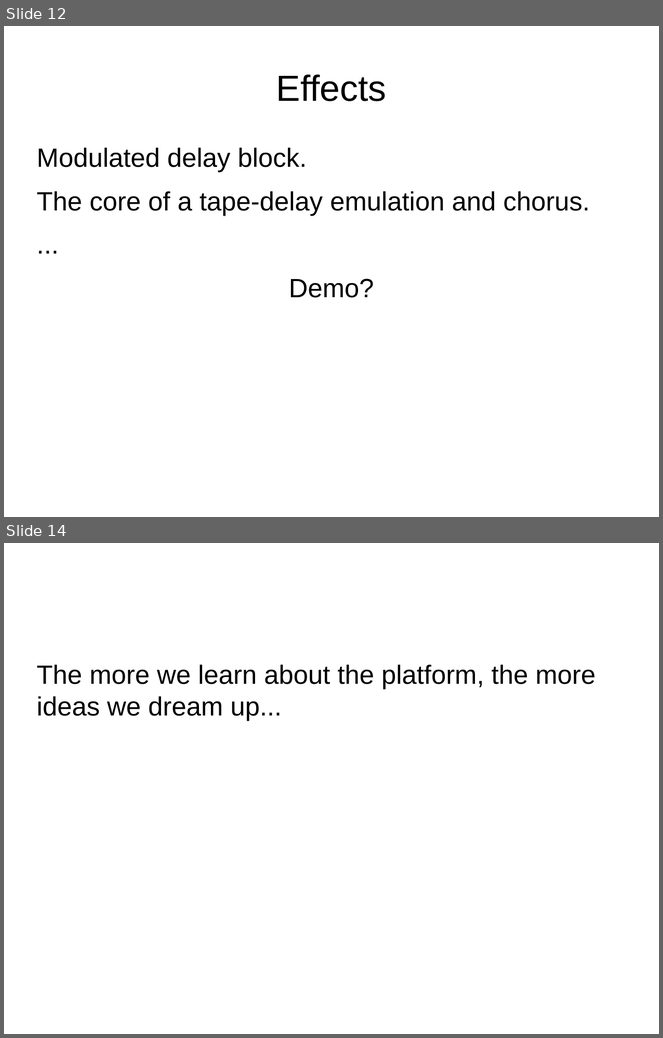
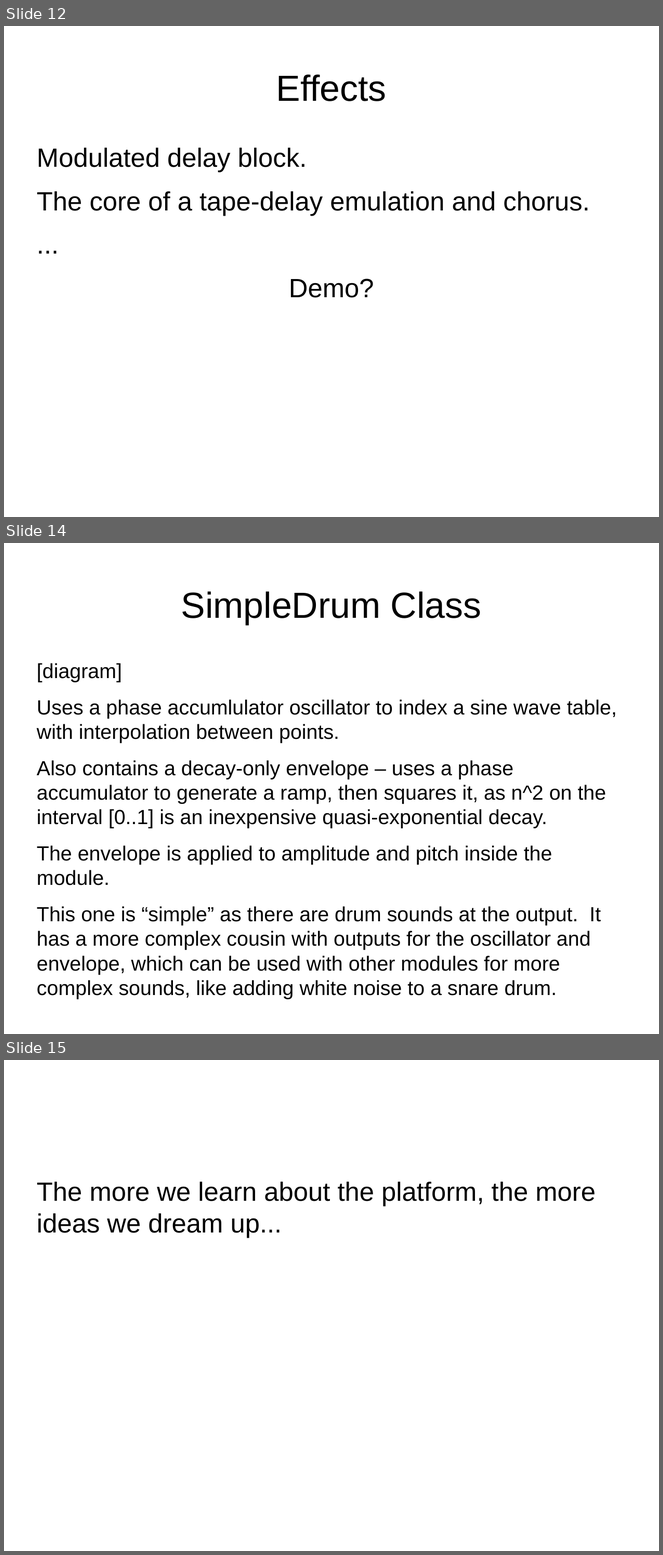
Before and after one commit to Jacquot-SFE/Teensy-synth-platform, a slide deck: presentation/slides/teensy-synthesis.odp. Shown one above the other, each under a label of ours: slides 12 and 14 before the commit, slides 12, 14 and 15 after it; the slides between them are not shown. The pictures are 663x1038 and 663x1555 pixels, drawn with LibreOffice and Linux fonts; fonts in the diff are those of the drawing. Boxes give left, top, right and bottom in pixels: in the first picture for what was removed or moved away, otherwise in the second. Text is boxed around its words. In the diff, an @@ line names an element or a change of style, - is before the commit and + after.

```diff
--- a/presentation/slides/teensy-synthesis.odp
+++ b/presentation/slides/teensy-synthesis.odp
@@ slide 14 added at (4, 543, 659, 1034), background #FFFFFF @@
@@ title added at (181, 591, 482, 625), 44 pt, text #000000 @@
+SimpleDrum Class
@@ text added at (37, 663, 617, 1000), 24.8 pt, text #000000 @@
+[diagram]
+Uses a phase accumlulator oscillator to index a sine wave table, with interpolation between points.
+Also contains a decay-only envelope – uses a phase accumulator to generate a ramp, then squares it, as n^2 on the interval [0..1] is an inexpensive quasi-exponential decay.
+The envelope is applied to amplitude and pitch inside the module.
+This one is “simple” as there are drum sounds at the output. It has a more complex cousin with outputs for the oscillator and envelope, which can be used with other modules for more complex sounds, like adding white noise to a snare drum.
@@ what was slide 14 is now slide 15 @@
```
Also in this commit, not shown: 5 slides changed, 1 other slide added.
